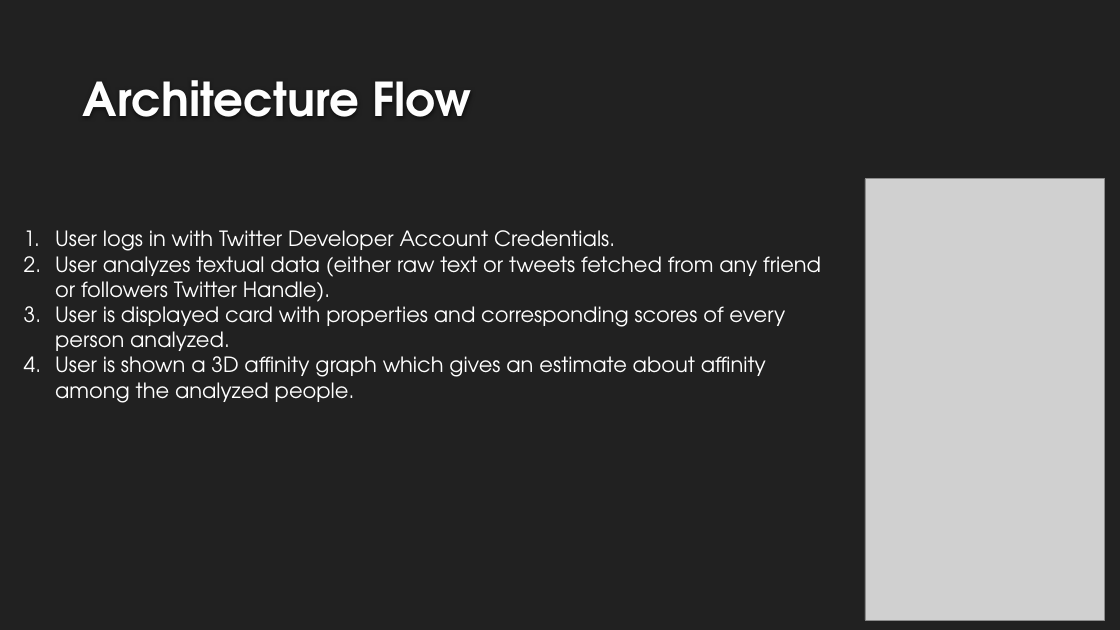
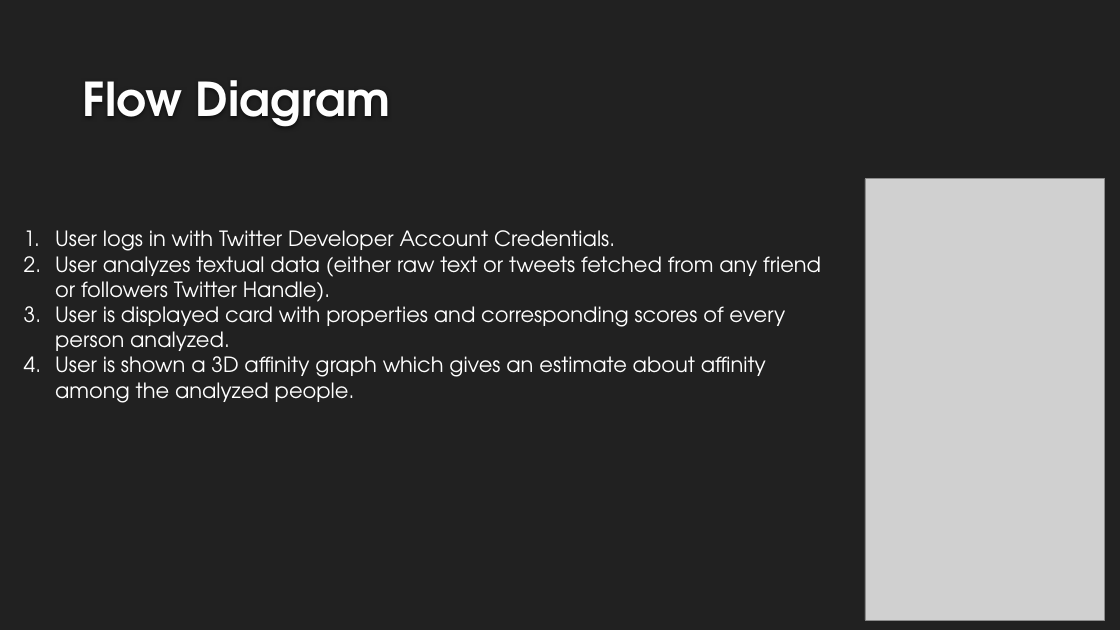
Before and after one commit to gary1998/ibm-hackathon-2019, a slide deck: slide 6 of presentation.pptx (slide 4 before the commit). Drawn at 1120x630 pixels with LibreOffice and Linux fonts; fonts in the diff are those of the drawing; grey boxes stand for pictures; background and template pictures are left out. Boxes give left, top, right and bottom in pixels: in the first picture for what was removed or moved away, otherwise in the second. Text is boxed around its words. In the diff, an @@ line names an element or a change of style, - is before the commit and + after.

```diff
--- a/presentation.pptx
+++ b/presentation.pptx
@@ title at [83, 80, 391, 127]: text changed @@
-Architecture Flow
+Flow Diagram
```
Also in this commit, not shown: 2 other slides changed, 3 slides added, 1 slide removed.
